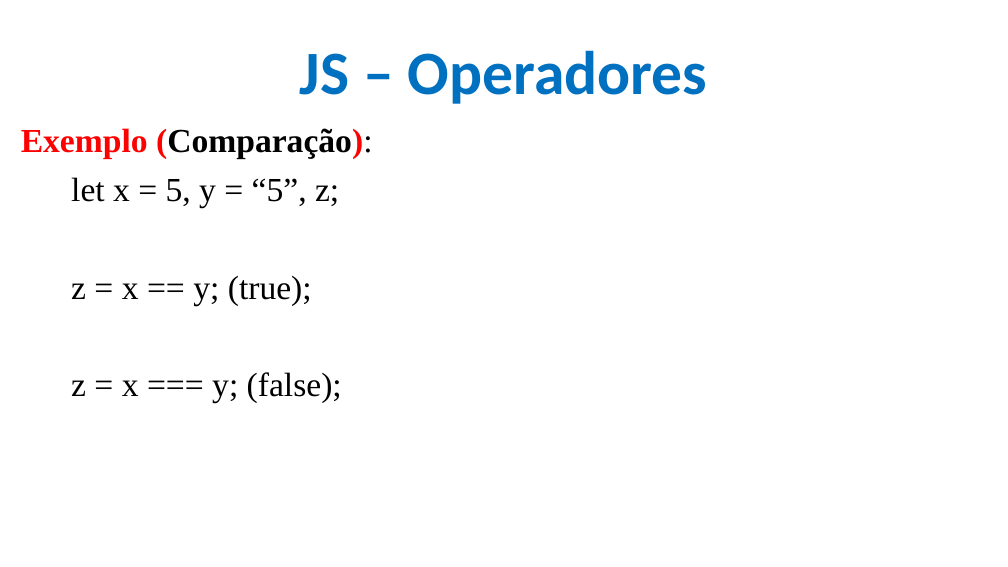
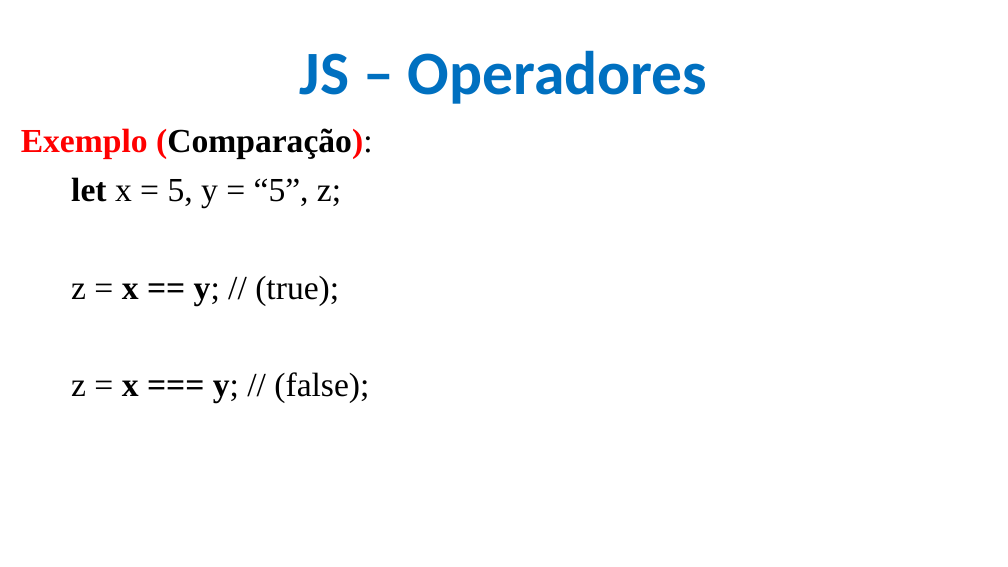
Before and after one commit to CloudEducationBrazil/WydenDesenvolvimentoWebPHP, a slide deck: slide 15 of 01 Classes/Aula 09 Desenvolvimento Web PHP - JS.pptx. Drawn at 1008x567 pixels with LibreOffice and Linux fonts; fonts in the diff are those of the drawing; background and template pictures are left out. Boxes give left, top, right and bottom in pixels: in the first picture for what was removed or moved away, otherwise in the second. Text is boxed around its words. In the diff, an @@ line names an element or a change of style, - is before the commit and + after.

```diff
--- a/01 Classes/Aula 09 Desenvolvimento Web PHP - JS.pptx
+++ b/01 Classes/Aula 09 Desenvolvimento Web PHP - JS.pptx
@@ text at [71,177,341,208]: bold on in "let" @@
@@ text at [71,276,369,403]: text changed @@
-z = x == y; (true);
-z = x === y; (false);
+z = x == y; // (true);
+z = x === y; // (false);
```
Also in this commit, not shown: 18 other slides changed, 33 slides removed, 5 other files.
